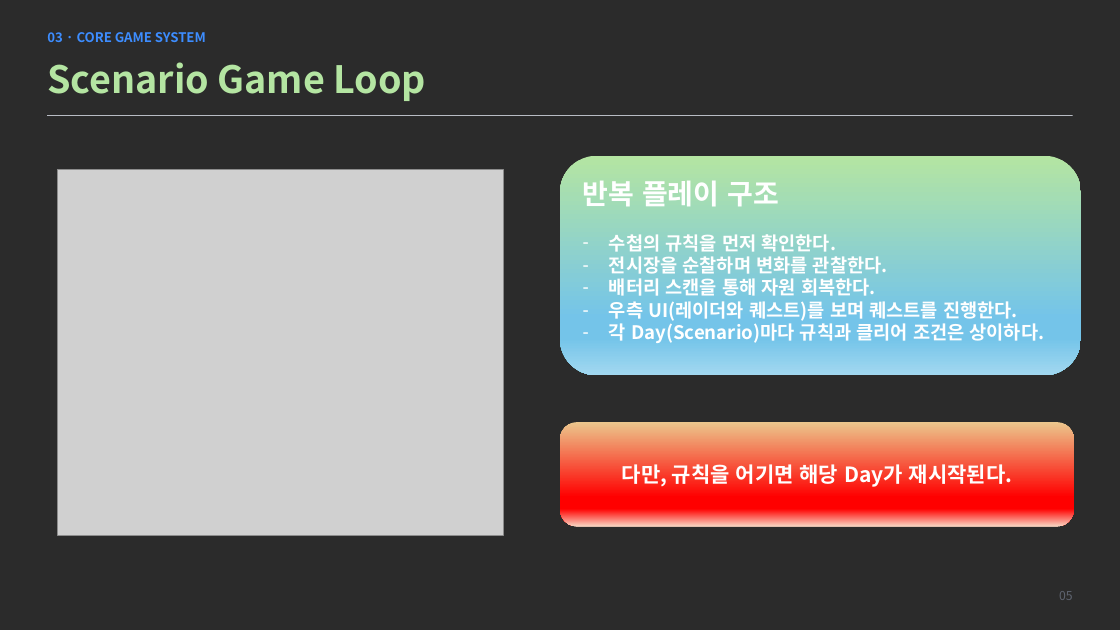
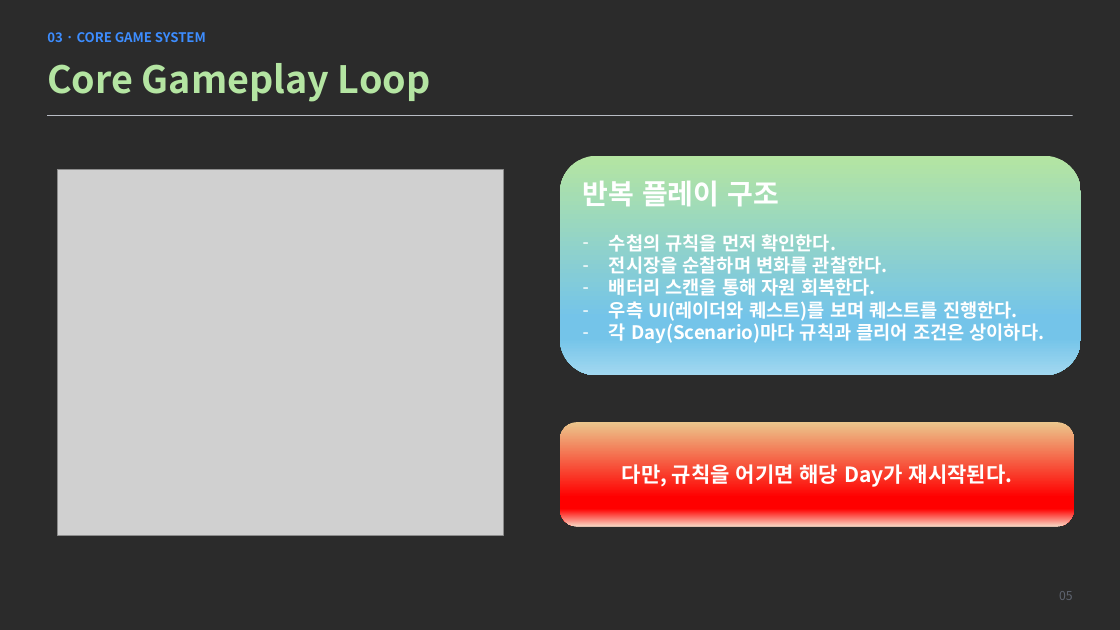
Before and after one commit to AACHANJINAA/Aeterna, a slide deck: slide 5 of Presentation/AETERNA_프로젝트_심사발표.pptx. Drawn at 1120x630 pixels with LibreOffice and Linux fonts; fonts in the diff are those of the drawing; grey boxes stand for pictures; background and template pictures are left out; a plain dark background stands for a picture behind light text. Boxes give left, top, right and bottom in pixels: in the first picture for what was removed or moved away, otherwise in the second. Text is boxed around its words. In the diff, an @@ line names an element or a change of style, - is before the commit and + after.

```diff
--- a/Presentation/AETERNA_프로젝트_심사발표.pptx
+++ b/Presentation/AETERNA_프로젝트_심사발표.pptx
@@ text at (x1=47, y1=63, x2=431, y2=102): text changed @@
-Scenario Game Loop
+Core Gameplay Loop
```
Also in this commit, not shown: 4 other slides changed.
